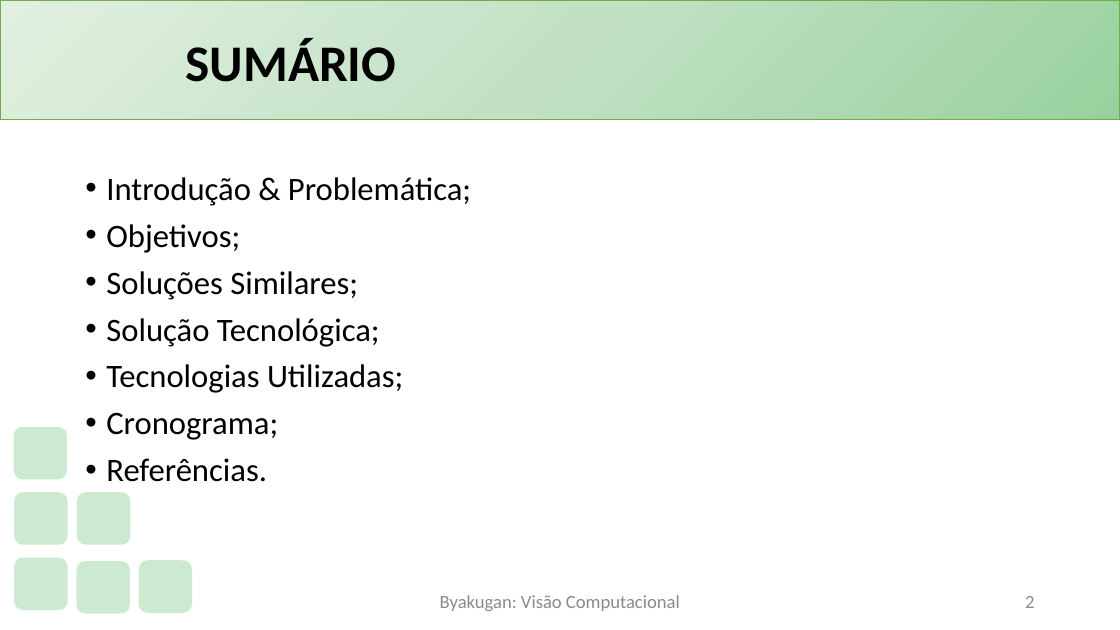
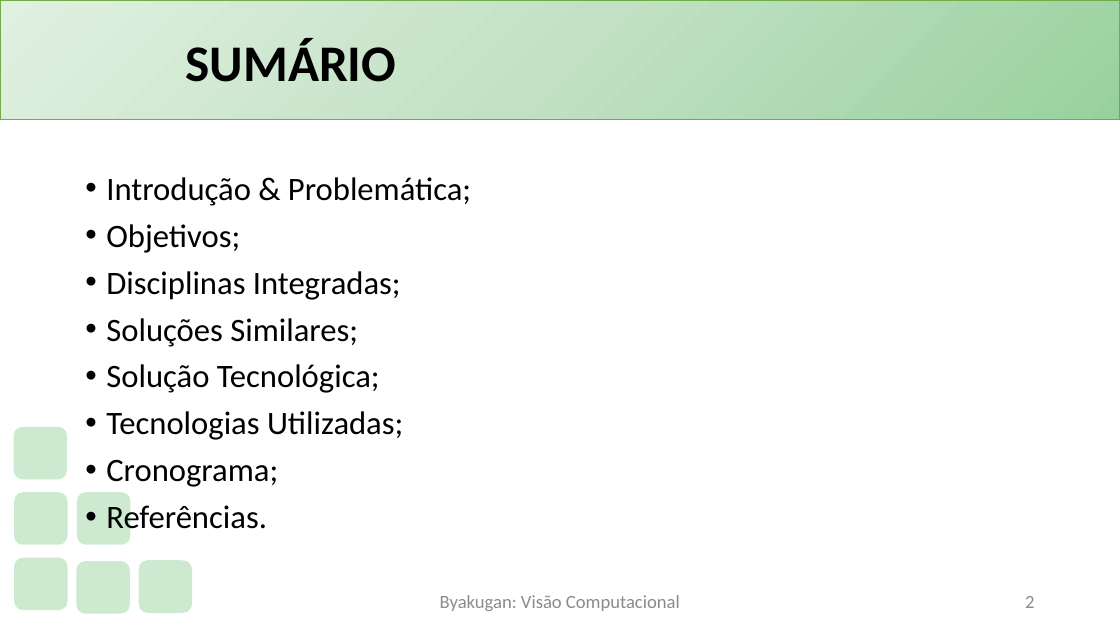
Before and after one commit to PauloVLB/Projeto_Integrador, a slide deck: slide 2 of Slide.pptx. Drawn at 1120x630 pixels with LibreOffice and Linux fonts; fonts in the diff are those of the drawing; background and template pictures are left out. Boxes give left, top, right and bottom in pixels: in the first picture for what was removed or moved away, otherwise in the second. Text is boxed around its words. In the diff, an @@ line names an element or a change of style, - is before the commit and + after.

Commit message:
Adicionado o tópido "Disciplinas Integradas"

```diff
--- a/Slide.pptx
+++ b/Slide.pptx
@@ text at (x1=106, y1=271, x2=401, y2=300): paragraph added @@
+• Disciplinas Integradas;
```
Also in this commit, not shown: 2 other slides changed.
